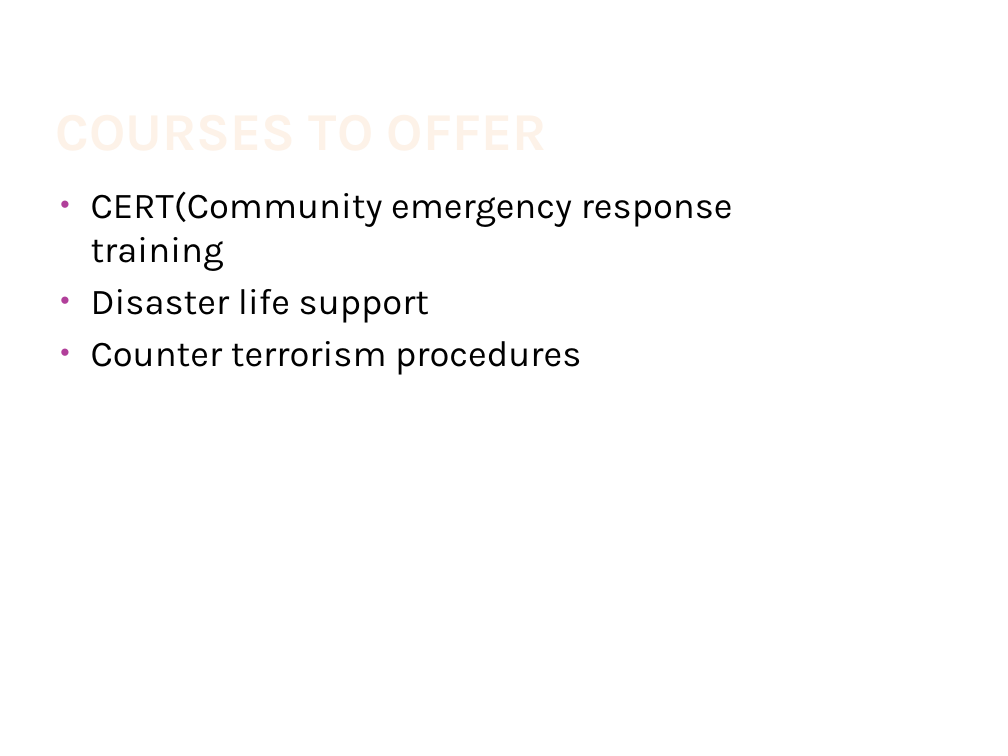
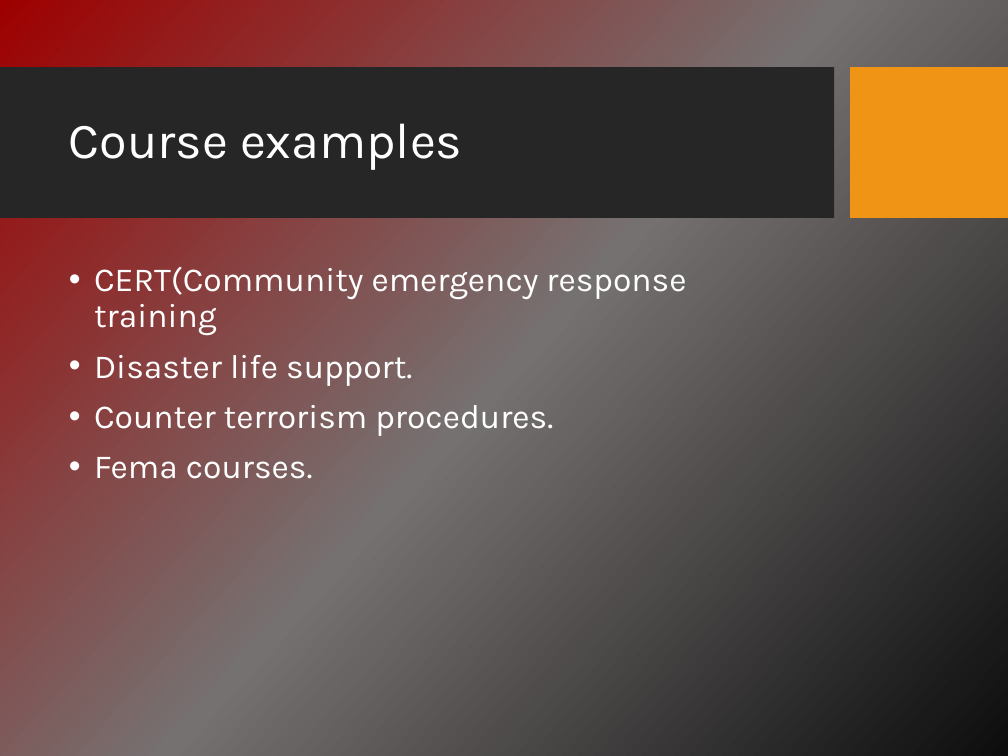
Before and after one commit to asmaalbarakati/Dayesda, a slide deck: slide 5 of Presentation.pptx. Drawn at 1008x756 pixels with LibreOffice and Linux fonts; fonts in the diff are those of the drawing; background and template pictures are left out. Boxes give left, top, right and bottom in pixels: in the first picture for what was removed or moved away, otherwise in the second. Text is boxed around its words. In the diff, an @@ line names an element or a change of style, - is before the commit and + after.

```diff
--- a/Presentation.pptx
+++ b/Presentation.pptx
@@ background #FFFFFF to picture (left out) @@
@@ rectangle added at (x1=0, y1=68, x2=835, y2=219), fill #262626 @@
@@ title "Course examples" at (x1=69, y1=123, x2=462, y2=170): vertical alignment bottom to middle @@
@@ rectangle added at (x1=850, y1=68, x2=1008, y2=219), fill #F09415 @@
@@ title at (x1=69, y1=123, x2=462, y2=170): text changed; size 38 to 36 pt; text colour gradient #FEF7F1 to #FEF3E8 to #FBCF9C to #F9B94C to #FFFFFF; bold off @@
-COURSES TO OFFER
+Course examples
@@ text "CERT(Community emergency response training" moved from (x1=91, y1=191, x2=733, y2=375) to (x1=94, y1=267, x2=686, y2=479) @@
@@ text at (x1=94, y1=267, x2=686, y2=336): size 26 to 24 pt, text colour #000000 to #FFFFFF in "CERT(Community emergency response training"; indent changed; line spacing 1 to 0.9; more space between paragraphs @@
@@ text at (x1=94, y1=355, x2=553, y2=479): text changed; size 26 to 24 pt; text colour #000000 to #FFFFFF @@
-• Disaster life support
-• Counter terrorism procedures
+• Disaster life support.
+• Counter terrorism procedures.
+• Fema courses.
```
Also in this commit, not shown: 20 other slides changed, 2 slides added, 2 slides removed, 1 other file.
